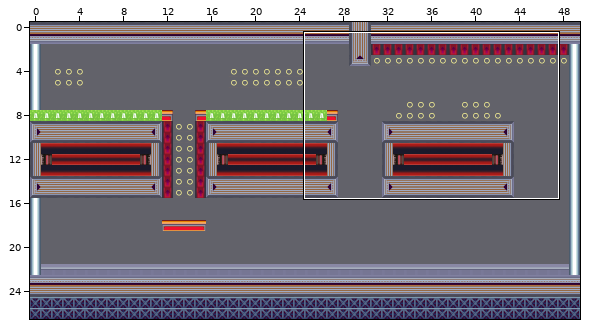
One commit to this Tiled map: assets/maps/originals/new_level7.tmx. Above, an overview of the earlier version with the close-up marked.
Close-up. Before the commit:
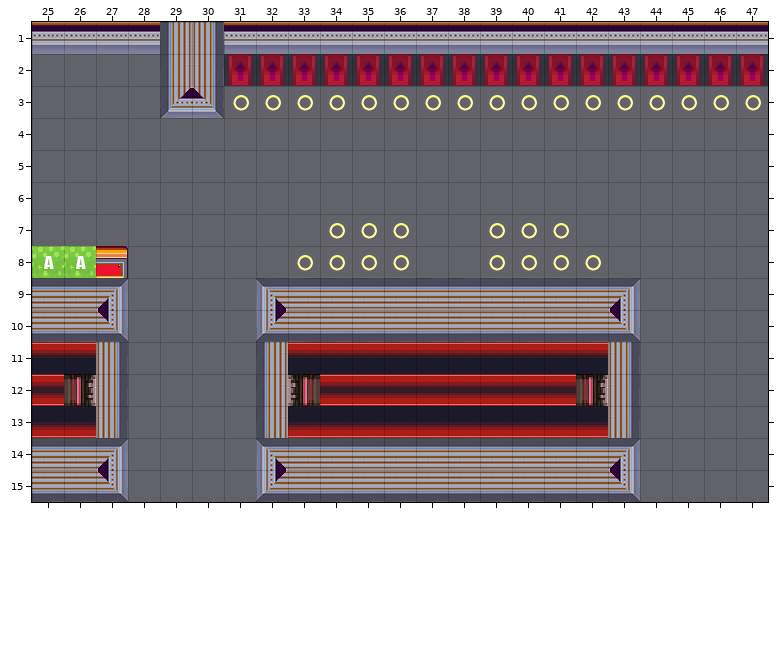
Cells are 32x32 px. Shown: x 25..47, y 1..15.
Now the later version:
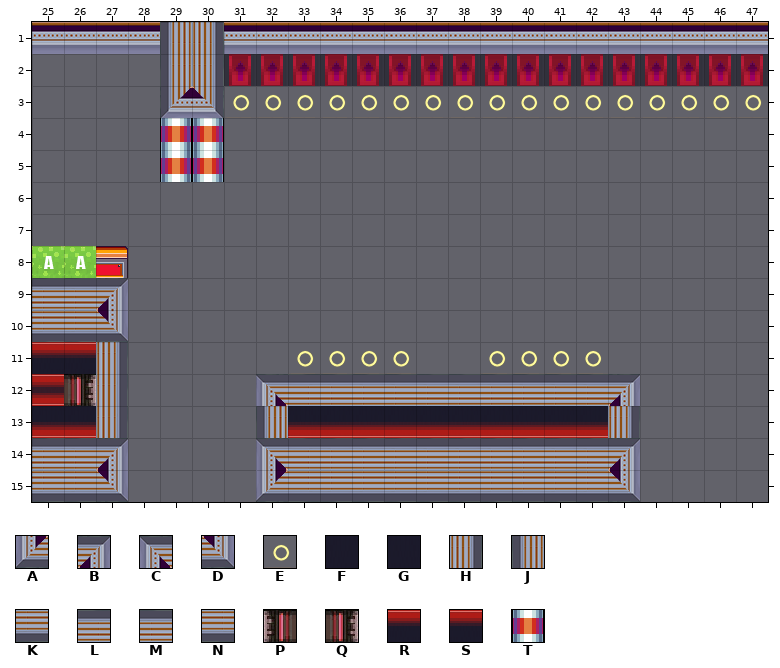
Key: from "new_ciudad_tiles": A 54 flipped on the diagonal, B 54 flipped on the other diagonal, C 54 turned 270, D 54 turned 90, E 92 "coin", F 108, G 108 flipped left-right, H 112, J 112 flipped left-right, K 112 flipped on the diagonal, L 112 flipped on the other diagonal, M 112 turned 270, N 112 turned 90, P 166 flipped on the other diagonal, Q 166 turned 270, R 334, S 334 flipped left-right, T 394.
_ is an empty cell, # one hidden under a higher layer, . an unchanged one.
See-through tiles are keyed as they look on the map.
Diff:
--- layer "layer"
@@ x 29..30 @@
- 4 __
- 5 __
+ 4 TT
+ 5 TT
@@ x 32..43 @@
- 7 ..EEE..EEE..
- 8 .EEEE..EEEE.
- 9 CLMMMMMMMMMB
-10 ANKKKKKKKKKD
-11 JGFFFFFFFFFH
-12 J#________#H
+ 7 ..___..___..
+ 8 .____..____.
+ 9 ____________
+10 ____________
+11 _EEEE__EEEE_
+12 CLMMMMMMMMMB
--- layer "upperTile"
@@ x 33..42 @@
-11 SRRRRRRRRR
-12 PRRRRRRRRQ
+11 __________
+12 __________
